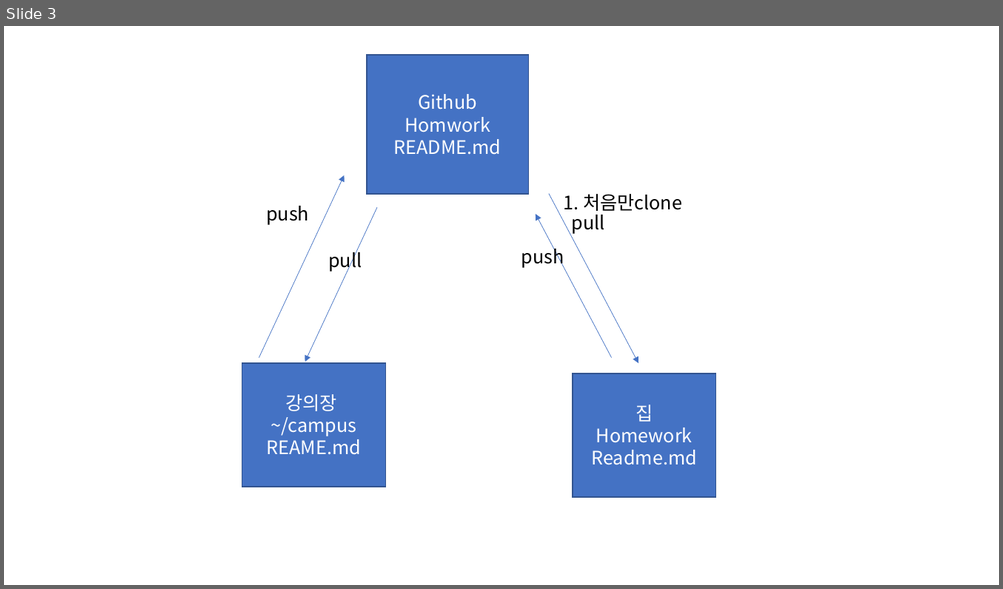
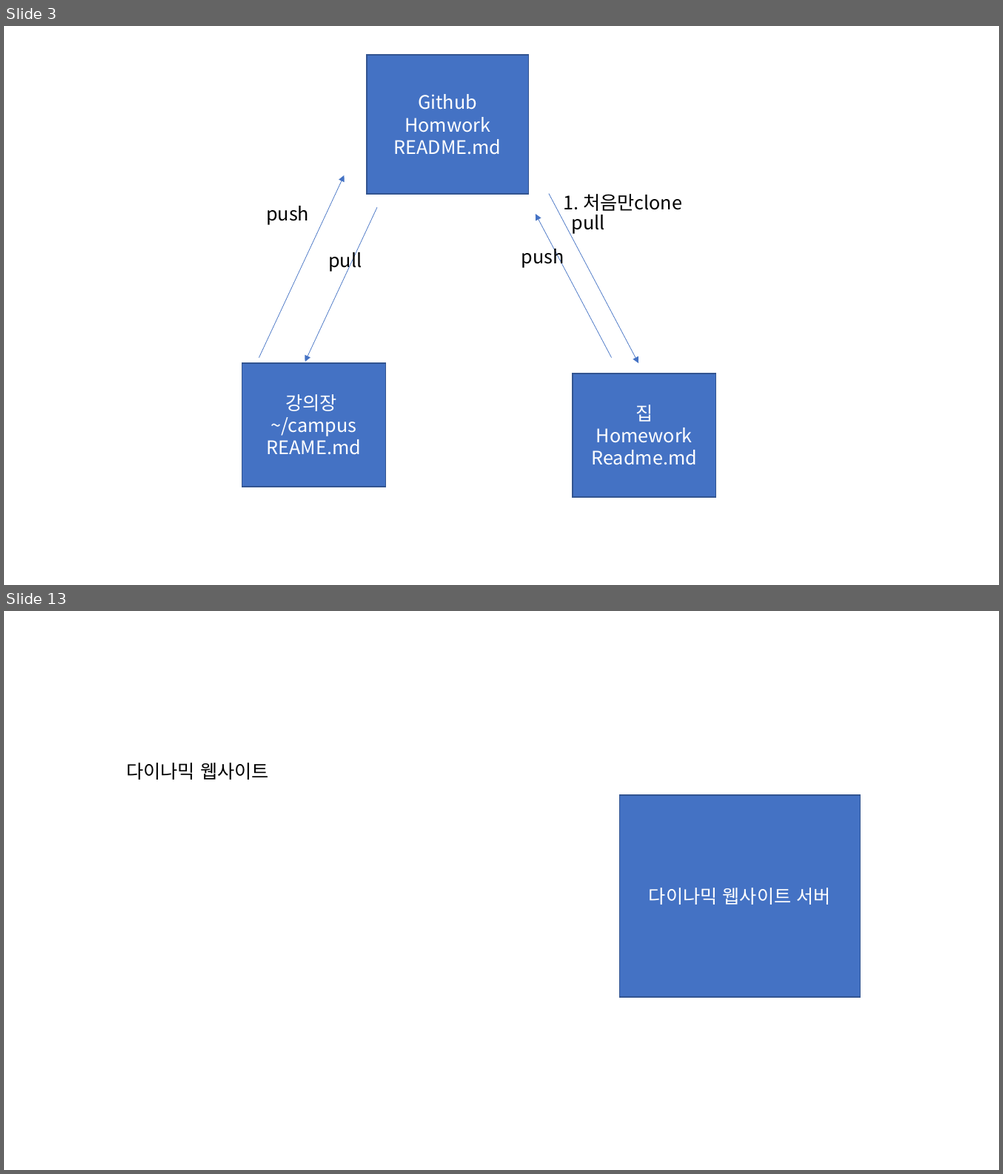
Before and after one commit to adak0102/Githubnote, a slide deck: 프레젠테이션1.pptx. Shown one above the other, each under a label of ours: slide 3 before the commit, slides 3 and 13 after it; the slides between them are not shown. The pictures are 1003x589 and 1003x1174 pixels, drawn with LibreOffice and Linux fonts; fonts in the diff are those of the drawing. Boxes give left, top, right and bottom in pixels: in the first picture for what was removed or moved away, otherwise in the second. Text is boxed around its words. In the diff, an @@ line names an element or a change of style, - is before the commit and + after.

```diff
--- a/프레젠테이션1.pptx
+++ b/프레젠테이션1.pptx
@@ slide 13 added at [4, 611, 999, 1170], background #FFFFFF @@
@@ text added at [126, 763, 269, 780], 18 pt, text #000000 @@
+다이나믹 웹사이트
@@ rectangle added at [620, 795, 859, 997], fill #4472C4, outline #325491 1 pt, 18 pt, text #FFFFFF @@
+다이나믹 웹사이트 서버
```
Also in this commit, not shown: 9 other slides added, 3 other files.
